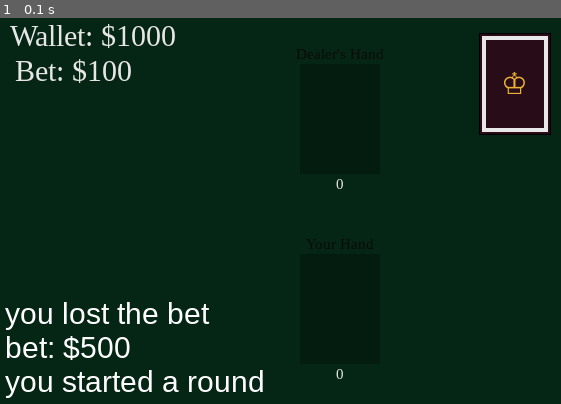
Above: before the commit, frame 1.
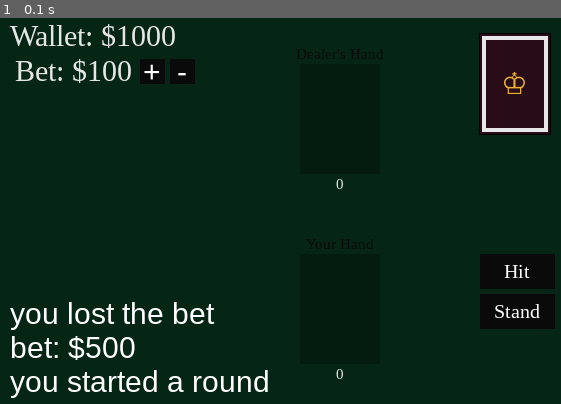
Above: after the commit, the same moment.

Repository: NathanInbar/Blackjack-pygame
Game: pygame game, started from main/app.py
Two runs of this game, one before a commit and one after it. Both use one fixed random seed, a clock stepped at 60 frames per second and the inputs below.
Inputs:
- Up to frame 1 (0.1 s): no input

The runs differ from the first frame. In frame 1, 6.2% of the frame differs, in the area x 0-99%, y 10-99%.

Commit message:
more components in place

Diff:
--- a/main/app.py
+++ b/main/app.py
@@ -1,6 +1,6 @@
 import pygame
 from src.util import TextComponent
-from src.util import Header, Log
+from src.util import Header, Log, Button
 from src.Deck import Deck
 from src.CardSlot import CardSlot
 from src.Game import BlackJack
@@ -21,7 +21,6 @@
     def __init__(self):
         pygame.display.set_caption("Blackjack")
 
-
         self.deck = Deck( (self.WIDTH - 120, 20) )
         self.GameController = BlackJack(deck=self.deck)
 
@@ -30,16 +29,22 @@
         self.playerTitle = Header((self.WIDTH/2+40,self.HEIGHT/2+30),80,20,(10,10,10),"Your Hand","centered",font_name="Times New Roman",font_size=15)
         self.playerScore = Header((self.WIDTH/2+40,self.HEIGHT/2+160),80,20,(230,230,230),0,"centered",font_name="Times New Roman",font_size=15)
         self.playerWallet = Header((10,5),80,20,(230,230,230),"",font_name="Times New Roman",font_size=30)
+
         self.playerBet = Header((15,40),80,20,(230,230,230),"",font_name="Times New Roman",font_size=30)
+        self.increaseBet = Button((140,45),25,25,(10,10,10),"+",None)
+        self.decreaseBet = Button((170,45),25,25,(10,10,10),"-",None)
 
         self.dealerSlot = CardSlot((self.WIDTH/2,self.HEIGHT/2-150),80,110,(3,28,15))
         self.dealerTitle = Header((self.WIDTH/2+40,self.HEIGHT/2-160),80,20,(10,10,10),"Dealer's Hand","centered",font_name="Times New Roman",font_size=15)
         self.dealerScore = Header((self.WIDTH/2+40,self.HEIGHT/2-30),80,20,(230,230,230),0,"centered",font_name="Times New Roman",font_size=15)
 
-        self.actionLog = Log((5,self.HEIGHT-50),100,200,5)
+        self.actionLog = Log((10,self.HEIGHT-50),100,200,5)
         self.actionLog.pushText(TextComponent("you started a round"))
         self.actionLog.pushText(TextComponent("bet: $500"))
         self.actionLog.pushText(TextComponent("you lost the bet"))
+
+        self.playerHit = Button((self.WIDTH-120,self.HEIGHT/2+40),75,35,(10,10,10),"Hit",None,font_name="Times New Roman",font_size=20)
+        self.playerStand = Button((self.WIDTH-120,self.HEIGHT/2+80),75,35,(10,10,10),"Stand",None,font_name="Times New Roman",font_size=20)
 
     def update(self):
 
@@ -77,8 +82,13 @@
 
         self.playerWallet.render(self.win)
         self.playerBet.render(self.win)
+        self.increaseBet.render(self.win)
+        self.decreaseBet.render(self.win)
 
         self.actionLog.render(self.win)
+
+        self.playerHit.render(self.win)
+        self.playerStand.render(self.win)
 
         # - - - -
         pygame.display.flip()
